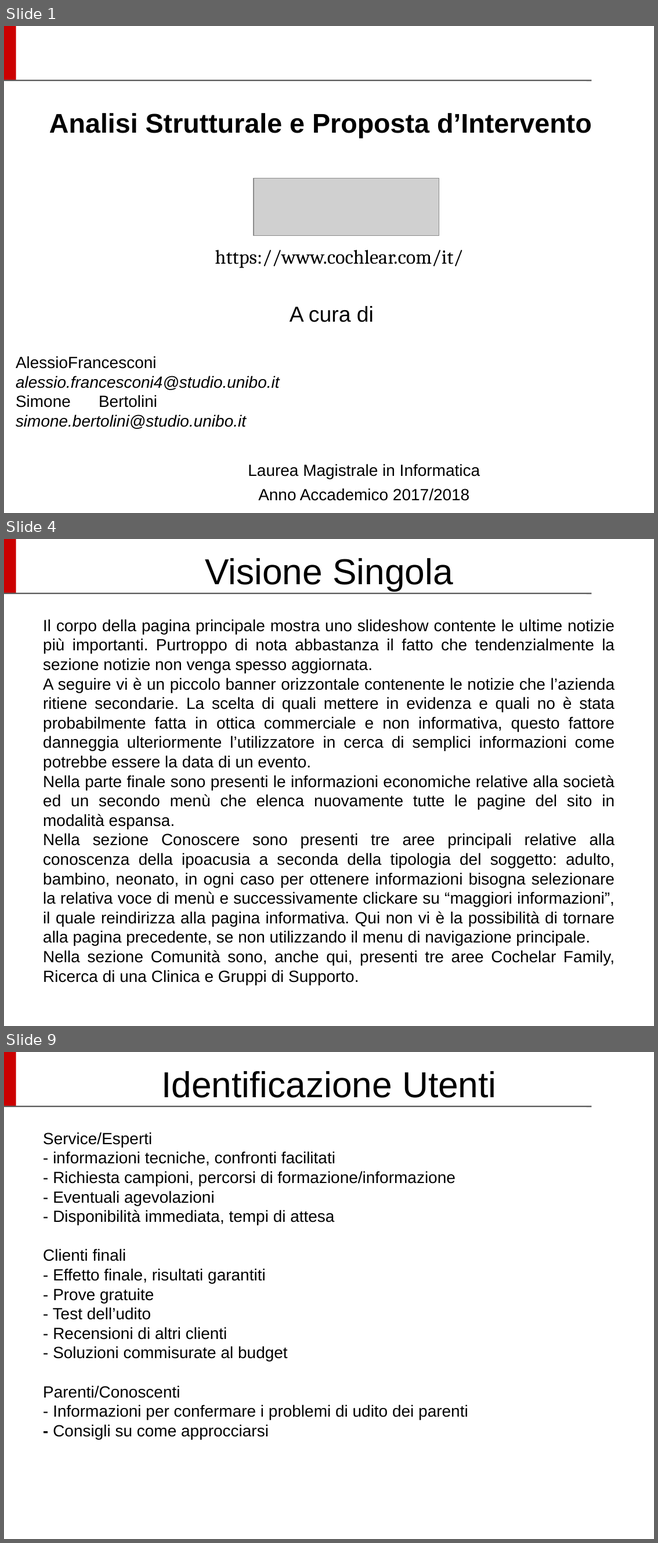
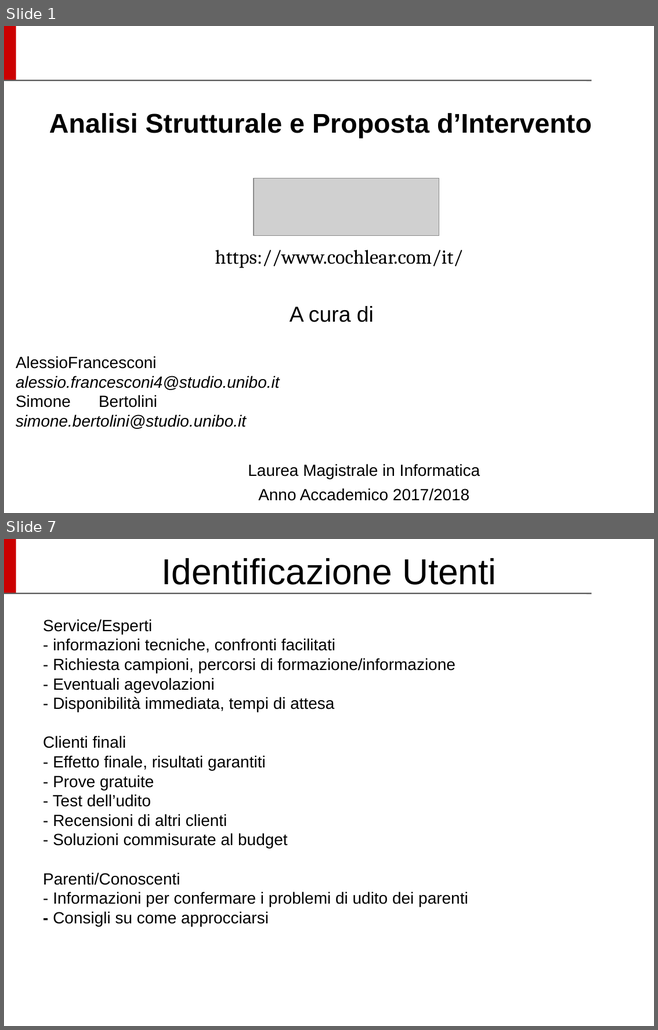
Before and after one commit to Siber93/UsabilitaProject, a slide deck: UUX_SlideProject_Cochlear.odp. Shown one above the other, each under a label of ours: slides 1, 4 and 9 before the commit, slides 1 and 7 after it; the slides between them are not shown. The pictures are 658x1543 and 658x1030 pixels, drawn with LibreOffice and Linux fonts; fonts in the diff are those of the drawing; grey boxes stand for pictures; background and template pictures are left out. Boxes give left, top, right and bottom in pixels: in the first picture for what was removed or moved away, otherwise in the second. Text is boxed around its words. In the diff, an @@ line names an element or a change of style, - is before the commit and + after.

```diff
--- a/UUX_SlideProject_Cochlear.odp
+++ b/UUX_SlideProject_Cochlear.odp
@@ slide 4 removed at box(4, 539, 654, 1026), background #FFFFFF; not listed: 2 template elements that a slide beside it also shows @@
@@ title removed at box(205, 558, 452, 591) @@
-Visione Singola
@@ text removed at box(43, 619, 615, 985) @@
-Il corpo della pagina principale mostra uno slideshow contente le ultime notizie più importanti. Purtroppo di nota abbastanza il fatto che tendenzialmente la sezione notizie non venga spesso aggiornata.
-A seguire vi è un piccolo banner orizzontale contenente le notizie che l’azienda ritiene secondarie. La scelta di quali mettere in evidenza e quali no è stata probabilmente fatta in ottica commerciale e non informativa, questo fattore danneggia ulteriormente l’utilizzatore in cerca di semplici informazioni come potrebbe essere la data di un evento.
-Nella parte finale sono presenti le informazioni economiche relative alla società ed un secondo menù che elenca nuovamente tutte le pagine del sito in modalità espansa.
-Nella sezione Conoscere sono presenti tre aree principali relative alla conoscenza della ipoacusia a seconda della tipologia del soggetto: adulto, bambino, neonato, in ogni caso per ottenere informazioni bisogna selezionare la relativa voce di menù e successivamente clickare su “maggiori informazioni”, il quale reindirizza alla pagina informativa. Qui non vi è la possibilità di tornare alla pagina precedente, se non utilizzando il menu di navigazione principale.
-Nella sezione Comunità sono, anche qui, presenti tre aree Cochelar Family, Ricerca di una Clinica e Gruppi di Supporto.
@@ what was slide 9 is now slide 7 @@
```
Also in this commit, not shown: 2 slides changed, 3 slides added, 4 other slides removed, 2 other files.
